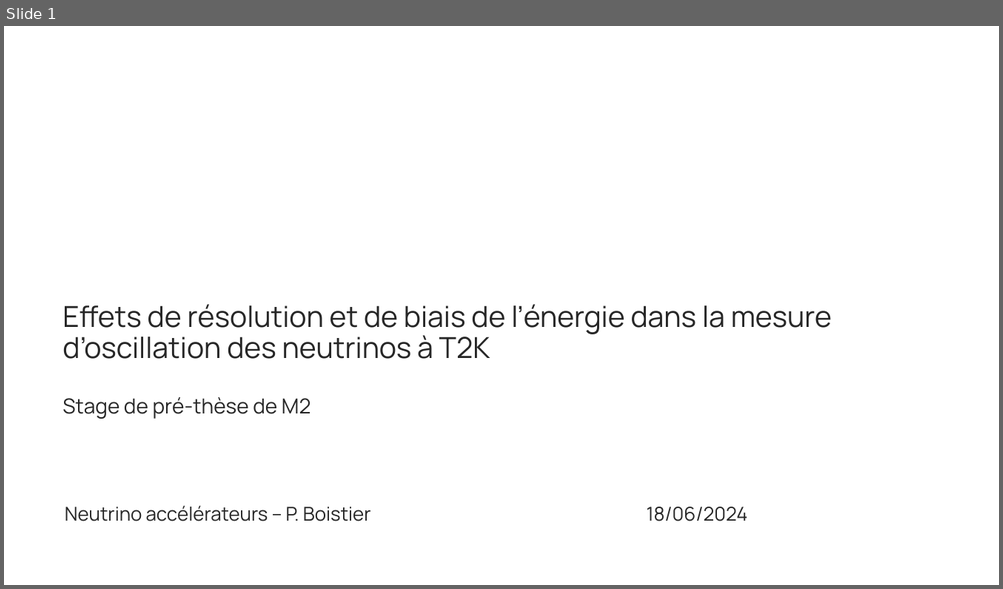
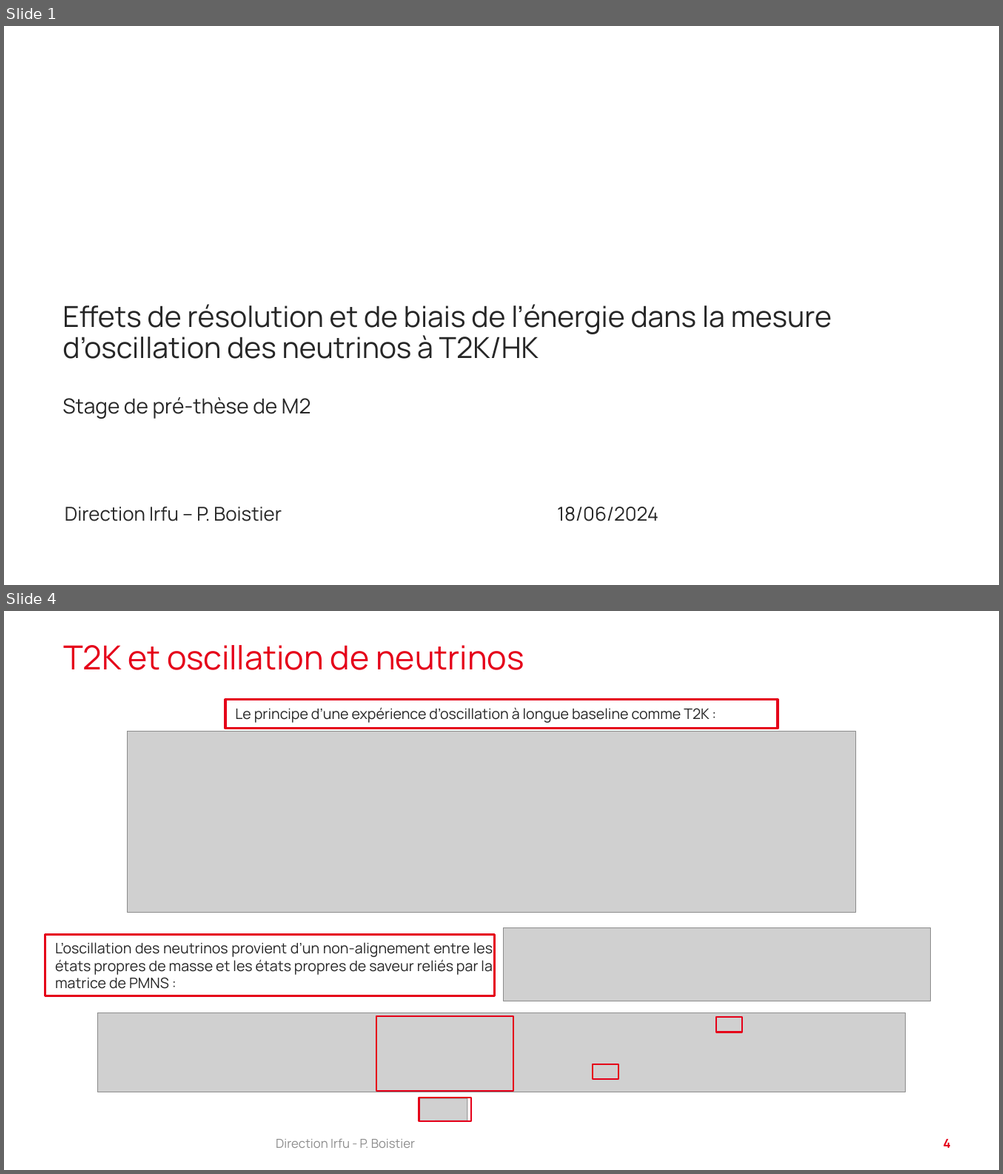
Before and after one commit to pboistier/energy-effects-T2K, a slide deck: doc_ext/20240619_boistier_irfu.odp. Shown one above the other, each under a label of ours: slide 1 before the commit, slides 1 and 4 after it; the slides between them are not shown. The pictures are 1003x589 and 1003x1174 pixels, drawn with LibreOffice and Linux fonts; fonts in the diff are those of the drawing; grey boxes stand for pictures; background and template pictures are left out. Boxes give left, top, right and bottom in pixels: in the first picture for what was removed or moved away, otherwise in the second. Text is boxed around its words. In the diff, an @@ line names an element or a change of style, - is before the commit and + after.

```diff
--- a/doc_ext/20240619_boistier_irfu.odp
+++ b/doc_ext/20240619_boistier_irfu.odp
@@ slide 4 added at bbox=[4, 611, 999, 1170], background #FFFFFF @@
@@ title added at bbox=[63, 645, 523, 670], 32 pt, text #E50019 @@
+T2K et oscillation de neutrinos
@@ text added at bbox=[225, 700, 777, 729], outline #E50019 2.3 pt, 14 pt, text #262626 @@
+Le principe d’une expérience d’oscillation à longue baseline comme T2K :
@@ picture added at bbox=[127, 731, 855, 912] @@
@@ text added at bbox=[45, 934, 494, 996], outline #E50019 2.3 pt, 14 pt, text #262626 @@
+L’oscillation des neutrinos provient d’un non-alignement entre les états propres de masse et les états propres de saveur reliés par la matrice de PMNS :
@@ picture added at bbox=[503, 928, 930, 1002] @@
@@ picture added at bbox=[97, 1013, 905, 1092] @@
@@ rectangle added at bbox=[376, 1017, 513, 1091], outline #E50019 1.5 pt @@
@@ rectangle added at bbox=[715, 1017, 741, 1032], outline #E50019 1.5 pt @@
@@ rectangle added at bbox=[592, 1065, 618, 1079], outline #E50019 1.5 pt @@
@@ rectangle added at bbox=[418, 1098, 471, 1122], outline #E50019 1.5 pt @@
@@ picture added at bbox=[419, 1099, 467, 1121] @@
@@ text added at bbox=[276, 1139, 415, 1148], 12 pt, text #8D8D8D @@
+Direction Irfu - P. Boistier
@@ page number added at bbox=[943, 1139, 950, 1148], 12 pt, text #E50019, bold @@
+4
@@ slide 1 changed as well @@
@@ title at bbox=[62, 304, 831, 419]: text changed @@
-Effets de résolution et de biais de l’énergie dans la mesure d’oscillation des neutrinos à T2K
-Stage de pré-thèse de M2
+Effets de résolution et de biais de l’énergie dans la mesure d’oscillation des neutrinos à T2K/HK
+Stage de pré-thèse de M2
@@ text at bbox=[65, 507, 658, 522]: text changed @@
-Neutrino accélérateurs – P. Boistier 18/06/2024
+Direction Irfu – P. Boistier 18/06/2024
```
Also in this commit, not shown: 12 other slides changed, 3 other slides added, 1 slide removed, 3 other files.
